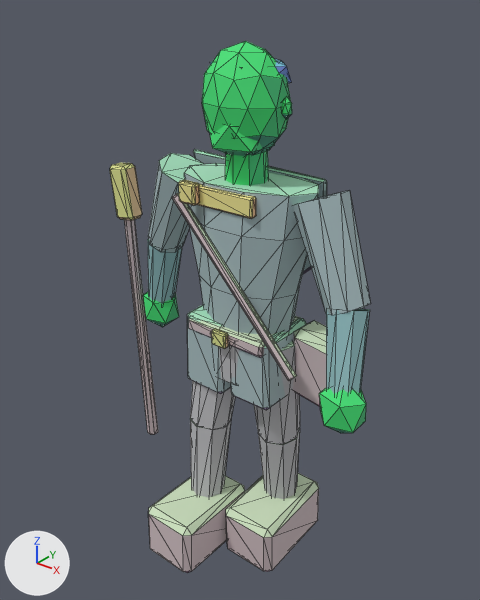
A saved change to the glTF model assets/exports/npc/npc_scout_v01.glb.
Camera for both pictures: a 50 mm camera at (1.38, -1.76, 2.2) aimed at (-0.03, -0.01, 1.12). Lighting does not change. The marker at lower left points along +X, +Y and +Z. The picture after the commit comes second. Mesh edges are drawn as thin lines. Vertices at exactly the same position are counted once.

The scene before the commit, as lines of its bpy script (objects in view):
```python
me_geo_npc_scout_v01 = bpy.data.meshes.new('GEO_npc_scout_v01')
me_geo_npc_scout_v01.from_pydata(...)  # 614 vertices, 1104 faces; spans x -0.66..0.59, y -0.37..0.23, z -0.01..2.02
me_geo_npc_scout_v01.materials.append(mat_mat_npc_indexed)
# before: 516 (-0.07, 0.0, 1.7), 517 (-0.05, -0.05, 1.7), 518 (0.0, -0.07, 1.7), 519 (0.05, -0.05, 1.7), 520 (0.07, 0.0, 1.7)
# before: 521 (0.05, 0.05, 1.7), 522 (0.0, 0.07, 1.7), 523 (-0.05, 0.05, 1.7)
ob_geo_npc_scout_v01 = bpy.data.objects.new('GEO_npc_scout_v01', me_geo_npc_scout_v01)
ob_geo_npc_scout_v01.location = (0.0, 0.0, 0.0)
```
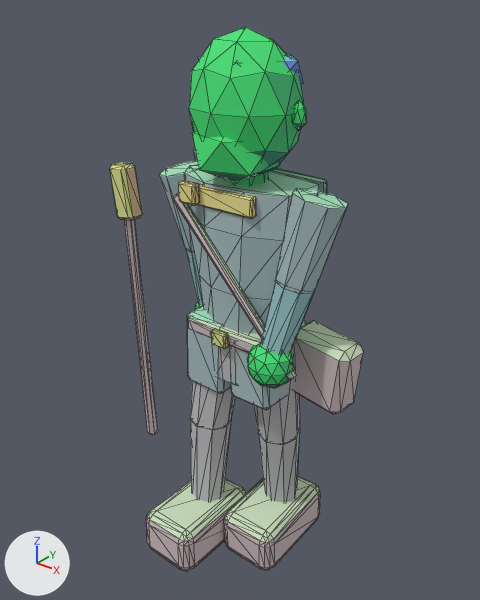
Boxes (x1, y1, x2, y2) around the edits, measured in the pictures (480 x 600 px; the box of a moved part takes in the faces that stretch with it):
'GEO_npc_scout_v01', reshaped: before (110, 41, 371, 573); after (110, 27, 364, 571)
part 1 of me_geo_npc_scout_v01, moved or reshaped: before (148, 239, 182, 304); after (186, 250, 203, 306)
part 2 of me_geo_npc_scout_v01, moved or reshaped: before (326, 308, 370, 394); after (260, 282, 313, 355)
part 3 of me_geo_npc_scout_v01, added (green): after (247, 343, 294, 388)
part 4 of me_geo_npc_scout_v01, added (green): after (189, 27, 305, 176)
part 5 of me_geo_npc_scout_v01, added (green): after (193, 131, 280, 182)
part 6 of me_geo_npc_scout_v01, added: after (292, 100, 306, 131)
part 7 of me_geo_npc_scout_v01, added: after (198, 53, 304, 84)
part 8 of me_geo_npc_scout_v01, rebuilt: before (149, 475, 245, 573); after (146, 478, 246, 571)
part 9 of me_geo_npc_scout_v01, rebuilt: before (226, 473, 319, 571); after (224, 475, 321, 570)
part 10 of me_geo_npc_scout_v01, rebuilt (6% narrower, 15% shorter): before (293, 190, 371, 315); after (275, 188, 348, 294)
part 11 of me_geo_npc_scout_v01, rebuilt: before (148, 153, 203, 253); after (159, 160, 200, 253)
part 12 of me_geo_npc_scout_v01, deleted: before (143, 41, 366, 433)
part 13 of me_geo_npc_scout_v01, moved or reshaped: before (225, 151, 269, 185); after (225, 172, 269, 185)
part 14 of me_geo_npc_scout_v01, recoloured: after (129, 218, 363, 361)

What the commit changed:
me_geo_npc_scout_v01 is used by ob_geo_npc_scout_v01; location (0.0, 0.0, 0.0).
Verts and faces of me_geo_npc_scout_v01; kept vertices keep their numbers, new ones are numbered from 614.
me_geo_npc_scout_v01 had 614 vertices, 1104 faces and spanned x -0.66..0.59, y -0.37..0.23, z -0.01..2.02.
me_geo_npc_scout_v01 now has 818 vertices, 1512 faces and spans x -0.66..0.44, y -0.38..0.24, z 0.0..2.06.
me_geo_npc_scout_v01 part 1: the loose piece of 16 vertices spanning x -0.56..-0.38, y -0.04..0.11, z 0.91..1.25 is multiplied about its middle by the matrix ((0.895, -0.002, -0.273), (-0.004, 0.936, -0.019), (0.273, 0.019, 0.895)), then moved by (0.25, 0.01, 0.04).
me_geo_npc_scout_v01 part 2: the loose piece of 16 vertices spanning x 0.38..0.56, y -0.19..0.03, z 0.92..1.27 is turned 18.1 degrees about the y axis through its middle and scaled by 0.929, then moved by (-0.25, 0.0, 0.04).
me_geo_npc_scout_v01 part 3: a new loose piece, an icosphere of 80 faces spanning x 0.13..0.3, y -0.21..-0.06, z 0.9..1.08, in mat_mat_npc_indexed.
me_geo_npc_scout_v01 part 4: a new loose piece, an icosphere of 80 faces spanning x -0.2..0.2, y -0.18..0.16, z 1.59..2.06, in mat_mat_npc_indexed.
me_geo_npc_scout_v01 part 5: a new loose piece, an icosphere of 20 faces spanning x -0.15..0.15, y -0.19..0.08, z 1.58..1.81, in mat_mat_npc_indexed.
me_geo_npc_scout_v01 part 6: a new loose piece, an icosphere of 20 faces spanning x 0.179..0.231, y -0.024..0.016, z 1.77..1.865, in mat_mat_npc_indexed.
me_geo_npc_scout_v01 part 7: a new loose piece, an icosphere of 20 faces spanning x -0.18..0.18, y -0.13..0.16, z 1.85..2.02, in mat_mat_npc_indexed.
me_geo_npc_scout_v01 part 8: the loose piece of 24 vertices spanning x -0.24..0.0, y -0.37..0.02, z -0.01..0.24 is rebuilt with 96 vertices and now spans x -0.25..0.0, y -0.38..0.03, z 0.0..0.22.
me_geo_npc_scout_v01 part 9: the loose piece of 24 vertices spanning x 0.0..0.24, y -0.16..0.23, z -0.01..0.24 is rebuilt with 96 vertices and now spans x 0.0..0.25, y -0.17..0.24, z 0.0..0.22.
me_geo_npc_scout_v01 part 10: the loose piece of 16 vertices spanning x 0.21..0.51, y -0.11..0.09, z 1.21..1.61 is rebuilt with 16 vertices and now spans x 0.17..0.39, y -0.12..0.09, z 1.25..1.59.
me_geo_npc_scout_v01 part 11: the loose piece of 16 vertices spanning x -0.51..-0.21, y -0.09..0.11, z 1.21..1.61 is rebuilt with 16 vertices and now spans x -0.39..-0.17, y -0.09..0.11, z 1.25..1.59.
me_geo_npc_scout_v01 part 12: 7 loose pieces with 114 vertices, spanning x -0.59..0.59, y -0.21..0.13, z 0.81..2.02, are deleted.
Part 13, on me_geo_npc_scout_v01:
Vertices 516 to 523 move by (0.0, 0.0, -0.04).
me_geo_npc_scout_v01 part 14: 6 kept faces spanning x -0.66..0.44, y -0.06..0.15, z 0.78..1.54 get new vertex colours.
Other edits to the shape of me_geo_npc_scout_v01 do not show in these pictures.
